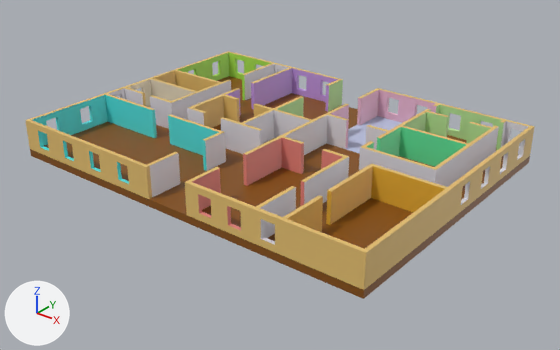
An edit to the Blender file Assets/Blender/house.blend, drawn before and after from the same camera.
Both versions are drawn from a 50 mm lens placed at (82.5, -52.3, 40.9), pointed at (26.7, 17.5, -2.3). Lighting does not change. The marker at lower left points along +X, +Y and +Z.

The scene before the commit, as lines of its bpy script (objects in view):
```python
me_plane_001 = bpy.data.meshes.new('Plane.001')
me_plane_001.from_pydata(...)  # 894 vertices, 687 faces; spans x -0.5..51.0, y -0.5..38.0, z -1.0..0.0
# faces by material slot: [669, 13, 5]
me_plane_001.materials.append(mat_floor)  # brown #86510b
me_plane_001.materials.append(mat_floorkitchen)  # blue #c0cae7
me_plane_001.materials.append(mat_floorbathroom)  # beige #e7e0b0
me_plane_002 = bpy.data.meshes.new('Plane.002')
me_plane_002.from_pydata(...)  # 892 vertices, 826 faces; spans x -2698.0..2452.0, y -200.0..200.0, z -1780.0..2070.0
me_plane_002.materials.append(mat_wallsoutside)  # orange #e7c171
me_plane_002.materials.append(mat_wallsbathroom)  # white #e7dac4
me_plane_002.materials.append(mat_wallslivingroom)  # cyan #53e7e7
me_plane_002.materials.append(mat_wallsdiningroom)  # pink #e78a81
me_plane_002.materials.append(mat_wallsgym)  # green #ade755
me_plane_002.materials.append(mat_wallsgarage)  # yellow #e7b339
me_plane_002.materials.append(mat_wallsbedroom1)  # green #68e7a3
me_plane_002.materials.append(mat_wallskitchen)  # pink #e7b4c9
me_plane_002.materials.append(mat_wallsoffice)  # purple #c59de7
me_plane_002.materials.append(mat_wallscorridors)  # white #e4e1e7
me_plane_002.materials.append(mat_wallshallway)  # green #bce79d
ob_floor = bpy.data.objects.new('floor', me_plane_001)
ob_floor.location = (0.0, 0.0, 0.0)
ob_walls = bpy.data.objects.new('walls', me_plane_002)
ob_walls.location = (26.48, 20.2, 2.0)
ob_walls.rotation_euler = (1.571, 0.0, 0.0)  # degrees (90, 0, 0)
ob_walls.scale = (0.01, 0.01, 0.01)
```
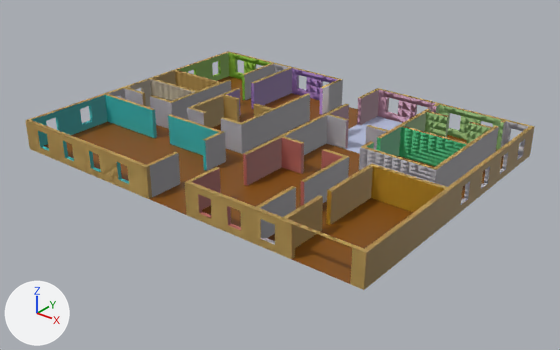
What differs and where, as boxes [x1, y1, x2, y2] in the pictures (560 x 350 px):
```json
{"object": "floor", "change": "rescaled", "before": [30, 76, 530, 299], "after": [44, 76, 527, 289]}
{"part": 1, "of": "me_plane_002", "change": "added", "after": [359, 109, 499, 187]}
{"part": 2, "of": "me_plane_002", "change": "added", "after": [187, 88, 241, 128]}
{"part": 3, "of": "me_plane_002", "change": "added", "after": [168, 114, 226, 171]}
{"part": 4, "of": "me_plane_002", "change": "added", "after": [300, 149, 349, 207]}
{"part": 5, "of": "me_plane_002", "change": "built on", "before": [241, 124, 262, 154], "after": [26, 51, 535, 290]}
{"part": 6, "of": "me_plane_002", "change": "recoloured", "before": [277, 80, 343, 117], "on screen": "green"}
```

Edits to the scene script, one JSON object a line:
```json
{"op": "add", "block": "mat_material_001", "code": ["mat_material_001 = principled_material('Material.001')", "mat_material_001.base_color = (0.8, 0.8, 0.8)  # white #e7e7e7"]}
{"block": "me_plane_002", "where": "# used by ob_walls; location = (26.48, 20.2, 2.0); rotation_euler = (1.571, 0.0, 0.0), in degrees (90, 0, 0); scale = (0.01, 0.01, 0.01)"}
{"op": "remove", "block": "me_plane_002", "code": "me_plane_002.from_pydata(...)  # 892 vertices, 826 faces; spans x -2698.0..2452.0, y -200.0..200.0, z -1780.0..2070.0"}
{"op": "add", "block": "me_plane_002", "code": "me_plane_002.from_pydata(...)  # 1924 vertices, 1792 faces, 1 loose edge; spans x -2698.0..2452.0, y -200.0..200.0, z -1780.0..2070.0"}
{"block": "me_plane_002", "change": "me_plane_002 part 1: a new loose piece of 84 vertices spanning x 802.0..2102.0, y -200.0..200.0, z -1505.0..120.0"}
{"block": "me_plane_002", "change": "me_plane_002 part 2: a new loose piece of 28 vertices spanning x -1398.0..-1098.0, y -200.0..200.0, z -530.0..470.0"}
{"block": "me_plane_002", "change": "me_plane_002 part 3: a new loose piece of 16 vertices spanning x -1398.0..-448.0, y -200.0..200.0, z 770.0..1120.0"}
{"block": "me_plane_002", "change": "me_plane_002 part 4: a new loose piece of 16 vertices spanning x 802.0..1152.0, y -200.0..200.0, z 420.0..1270.0"}
{"block": "me_plane_002", "change": "me_plane_002 part 5: 1 vertex moved from x -148.0, y -200.0, z 420.0 to x -448.0, y 200.0, z 420.0; 3 vertices removed from x -148.0, y -200.0..200.0, z 420.0..470.0; 891 vertices added at x -2698.0..2452.0, y -200.0..200.0, z -1780.0..2070.0"}
{"block": "me_plane_002", "change": "me_plane_002 part 6: 7 faces spanning x -448.0..152.0, y -200.0..200.0, z -1780.0..-230.0 switch from mat_wallshallway (green #bce79d) to mat_wallscorridors (white #e4e1e7)"}
{"op": "add", "block": "me_plane_002", "code": "me_plane_002.materials.append(mat_material_001)  # white #e7e7e7"}
{"op": "set", "path": "ob_floor.scale", "old": "(1.0, 1.0, 1.0)", "new": "(1.0, 1.0, 0.01)"}
```
